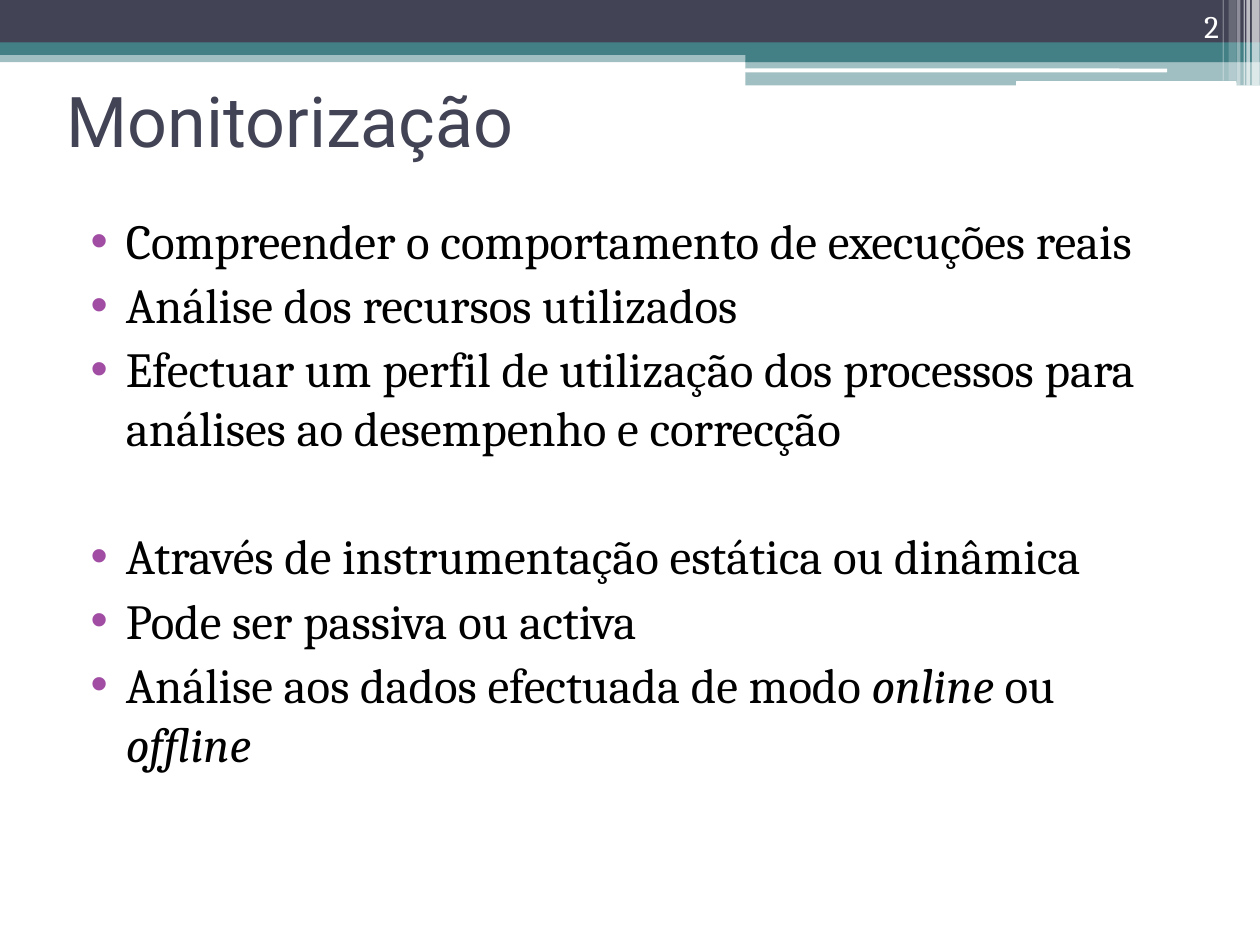
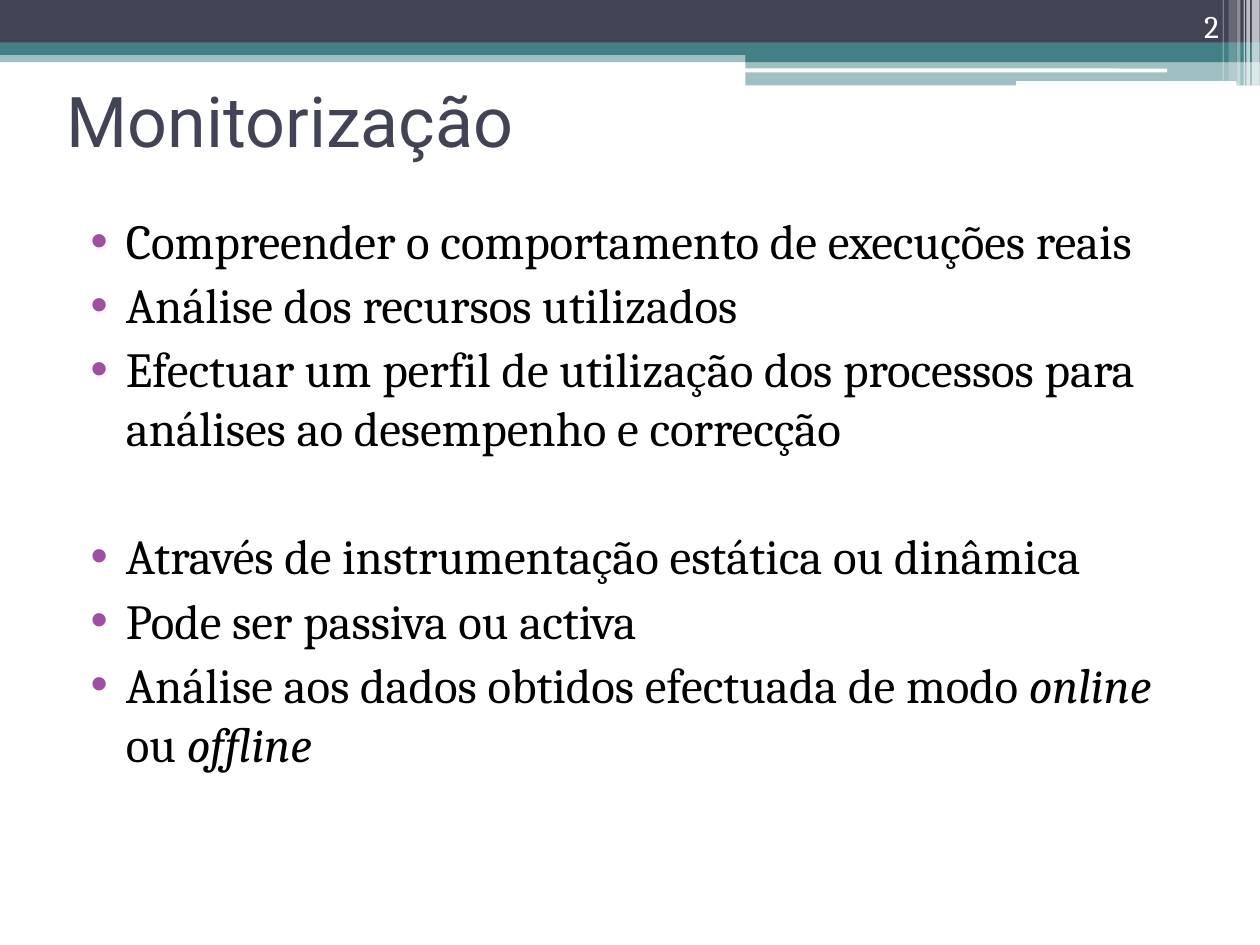
Before and after one commit to nunogmartins/cap_dissertation, a slide deck: slide 2 of doc/apresentacao_dissertacao.pptx. Drawn at 1260x945 pixels with LibreOffice and Linux fonts; fonts in the diff are those of the drawing. Boxes give left, top, right and bottom in pixels: in the first picture for what was removed or moved away, otherwise in the second. Text is boxed around its words. In the diff, an @@ line names an element or a change of style, - is before the commit and + after.

```diff
--- a/doc/apresentacao_dissertacao.pptx
+++ b/doc/apresentacao_dissertacao.pptx
@@ text at <box>126,668,1151,773</box>: text changed @@
-• Análise aos dados efectuada de modo online ou offline
+• Análise aos dados obtidos efectuada de modo online ou offline
```
Also in this commit, not shown: 1 other slide changed.
